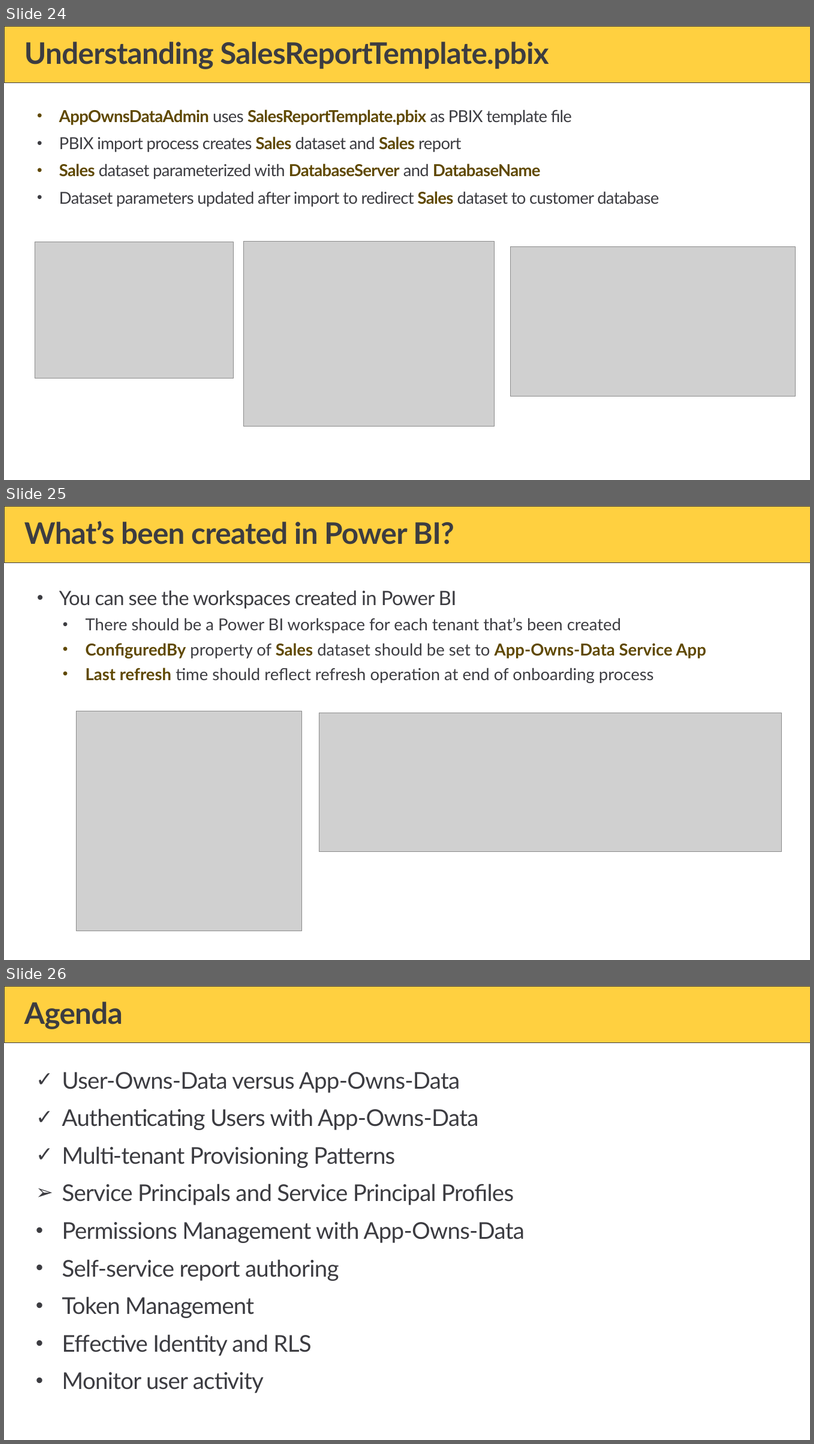
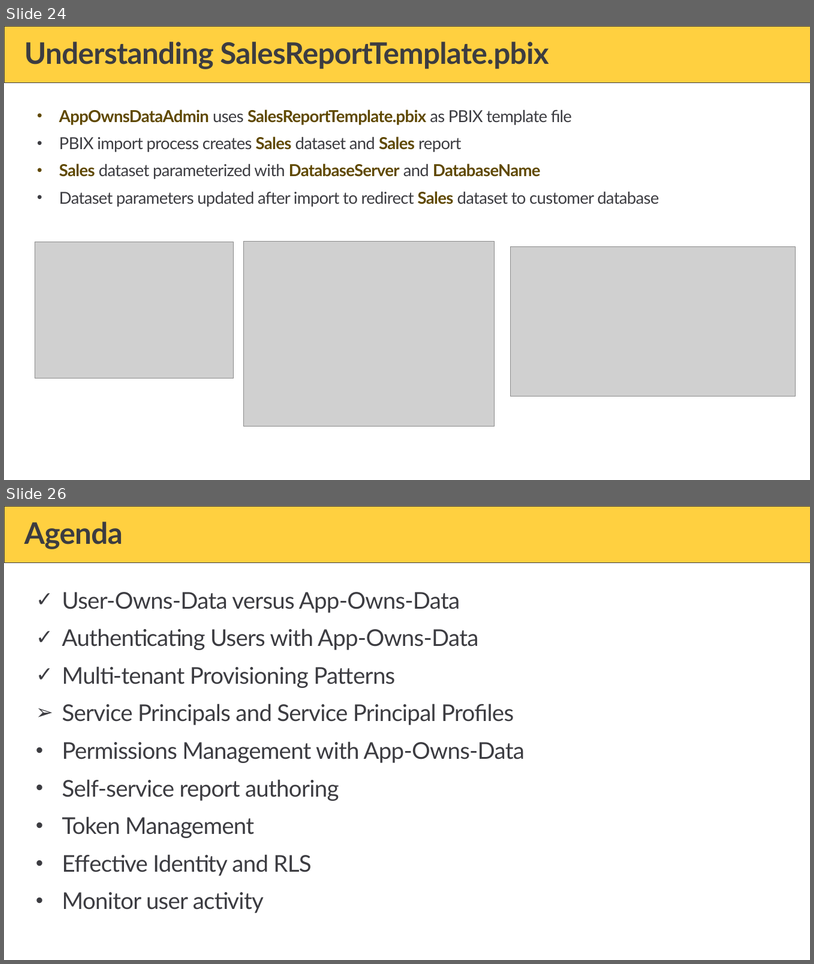
Before and after one commit to PowerBiDevCamp/Camp-Sessions, a slide deck: Session 32 - Design Patterns and Best Practices with Power BI Embedding.pptx. Shown one above the other, each under a label of ours: slides 24, 25 and 26 before the commit, slides 24 and 26 after it; the slides between them are not shown. The pictures are 814x1444 and 814x964 pixels, drawn with LibreOffice and Linux fonts; fonts in the diff are those of the drawing; grey boxes stand for pictures; background and template pictures are left out. Boxes give left, top, right and bottom in pixels: in the first picture for what was removed or moved away, otherwise in the second. Text is boxed around its words. In the diff, an @@ line names an element or a change of style, - is before the commit and + after.

```diff
--- a/Session 32 - Design Patterns and Best Practices with Power BI Embedding.pptx
+++ b/Session 32 - Design Patterns and Best Practices with Power BI Embedding.pptx
@@ slide 25 removed at [4, 506, 810, 960], background #FFFFFF; not listed: 1 template element that a slide beside it also shows @@
@@ title removed at [24, 521, 454, 544] @@
-What’s been created in Power BI?
@@ text removed at [59, 590, 707, 683] @@
-• You can see the workspaces created in Power BI
-  • There should be a Power BI workspace for each tenant that’s been created
-  • ConfiguredBy property of Sales dataset should be set to App-Owns-Data Service App
-  • Last refresh time should reflect refresh operation at end of onboarding process
@@ picture removed at [77, 711, 302, 931] @@
@@ picture removed at [320, 713, 782, 852] @@
```
Also in this commit, not shown: 5 slides changed, 1 slide added.
